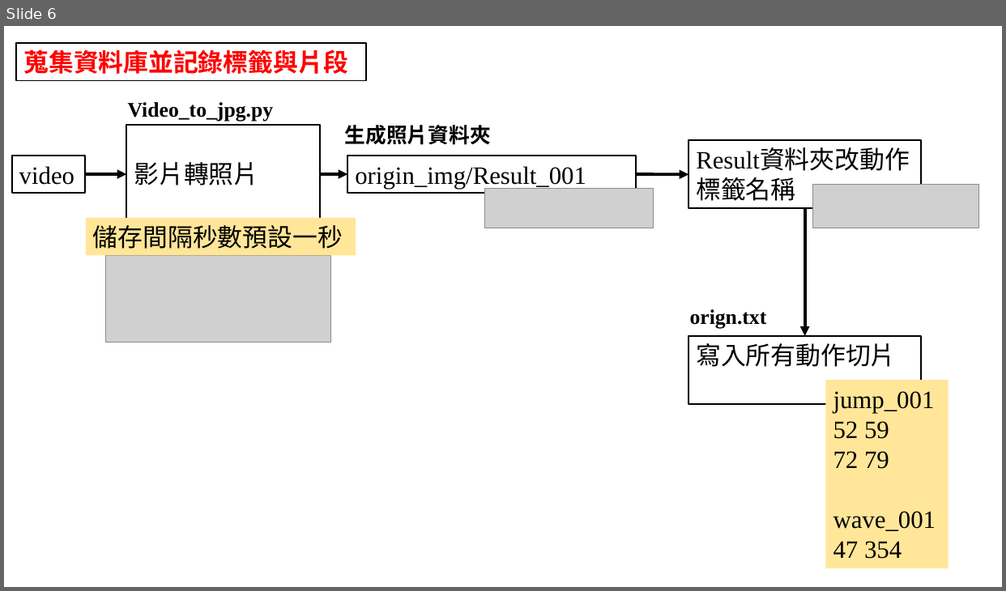
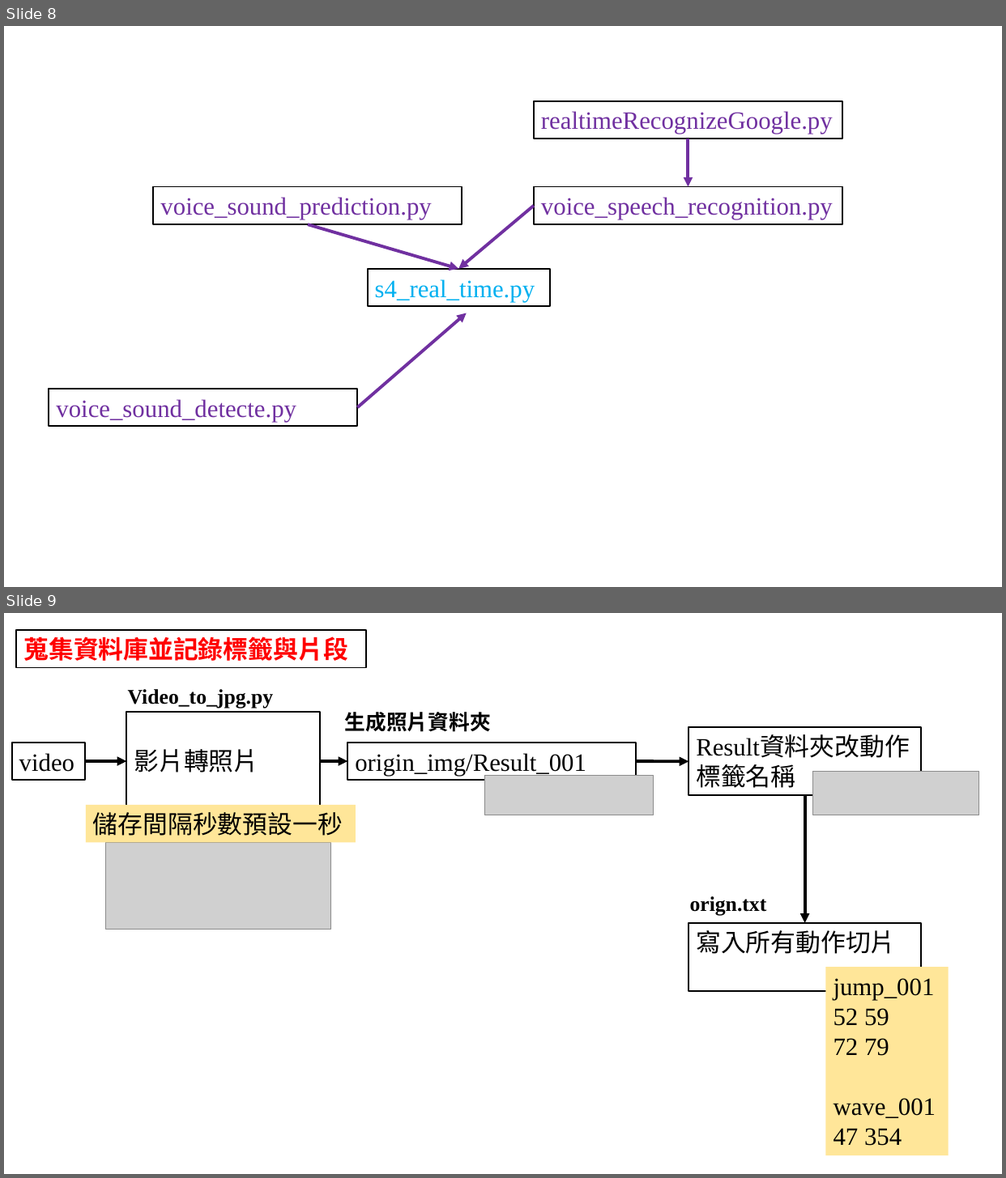
Before and after one commit to Luno82o/FinalProject-Impossible, a slide deck: tfpose-realtime2/結構.pptx. Shown one above the other, each under a label of ours: slide 6 before the commit, slides 8 and 9 after it. The pictures are 1006x591 and 1006x1178 pixels, drawn with LibreOffice and Linux fonts; fonts in the diff are those of the drawing; grey boxes stand for pictures. Boxes give left, top, right and bottom in pixels: in the first picture for what was removed or moved away, otherwise in the second. Text is boxed around its words. In the diff, an @@ line names an element or a change of style, - is before the commit and + after.

```diff
--- a/tfpose-realtime2/結構.pptx
+++ b/tfpose-realtime2/結構.pptx
@@ slide 8 added at (x1=4, y1=26, x2=1002, y2=587), background #FFFFFF @@
@@ rectangle added at (x1=534, y1=101, x2=842, y2=139), outline #000000 1.5 pt, 24 pt, text #7030A0 @@
+realtimeRecognizeGoogle.py
@@ arrow added from (688, 139) to (688, 187), #7030A0 3 pt @@
@@ rectangle added at (x1=154, y1=187, x2=462, y2=224), outline #000000 1.5 pt, 24 pt, text #7030A0 @@
+voice_sound_prediction.py
@@ rectangle added at (x1=534, y1=187, x2=842, y2=224), outline #000000 1.5 pt, 24 pt, text #7030A0 @@
+voice_speech_recognition.py
@@ arrow added from (534, 206) to (458, 269), #7030A0 3 pt @@
@@ arrow added from (308, 224) to (458, 269), #7030A0 3 pt @@
@@ rectangle added at (x1=368, y1=269, x2=551, y2=307), outline #000000 1.5 pt, 24 pt, text #00B0F0 @@
+s4_real_time.py
@@ arrow added from (357, 408) to (467, 314), #7030A0 3 pt @@
@@ rectangle added at (x1=49, y1=389, x2=357, y2=426), outline #000000 1.5 pt, 24 pt, text #7030A0 @@
+voice_sound_detecte.py
@@ what was slide 6 is now slide 9 @@
```
Also in this commit, not shown: 6 slides changed, 4 other slides added, 28 other files.
